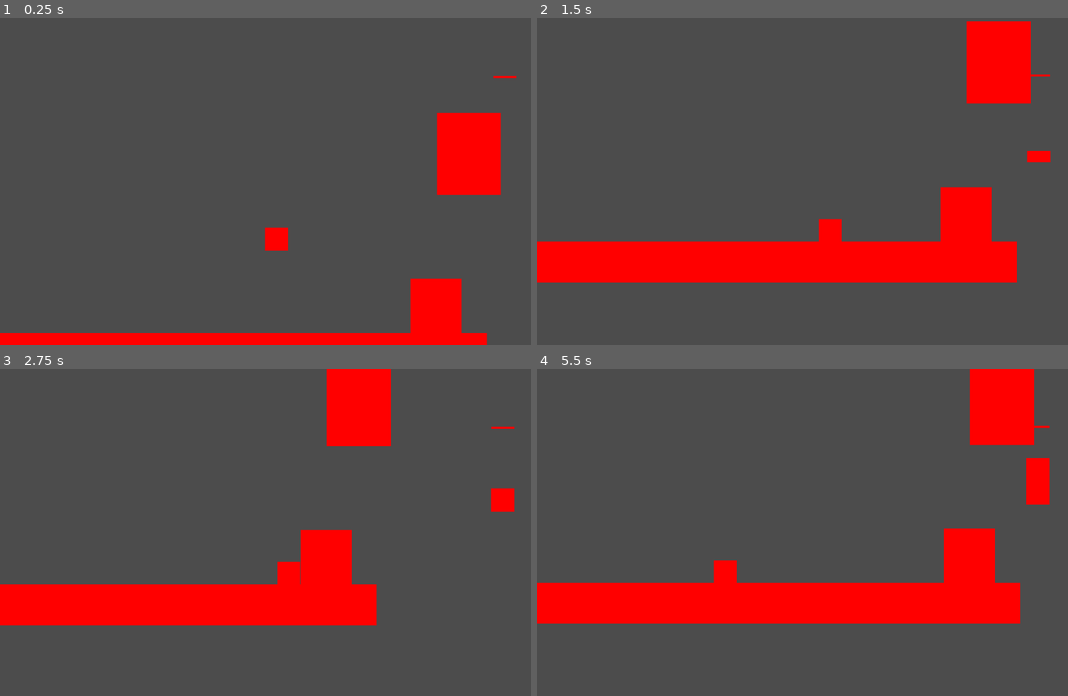
Above: before the commit, frames 1-4 (two rows, left to right).
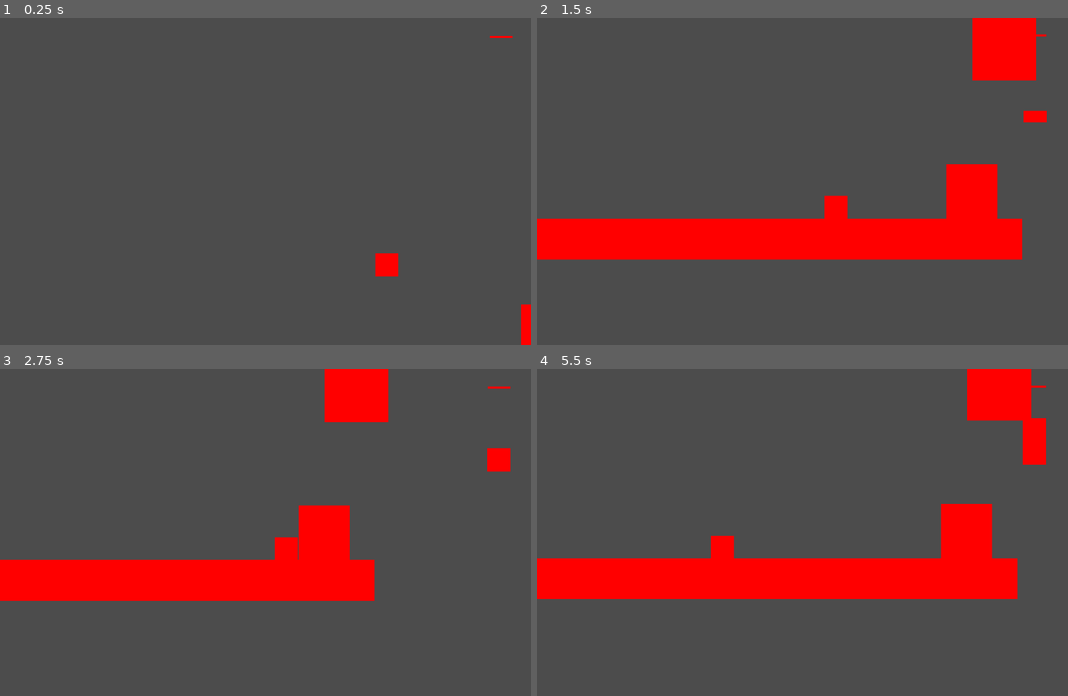
Above: after the commit, the same moments.

Repository: NitroGuy10/Chillennium2024
Game: Godot game, scene res://assets/levels/test_level.tscn
Two runs of this game, one before a commit and one after it. Both use one fixed random seed, a clock stepped at 60 frames per second and the inputs below.
Inputs:
- Up to frame 1 (0.25 s): no input
- Up to frame 2 (1.5 s): hold Space (ui_select) 0.53-1.28 s; hold Right (ui_right) from 0.53 s (still down); tap Space (ui_select) at 1.35 s
- Up to frame 3 (2.75 s): tap Space (ui_select) at 1.52, 1.82 s; release Right (ui_right) at 2.03 s; hold Left (ui_left) from 2.03 s (still down); hold Space (ui_select) from 2.03 s (still down)
- Up to frame 4 (5.5 s): release Left (ui_left) at 2.78 s; release Space (ui_select) at 2.78 s; hold Right (ui_right) 2.78-4.28 s; tap Space (ui_select) at 2.85, 3.02, 3.32, 4.35, 4.52, 4.82 s; hold Space (ui_select) 3.53-4.28 s; hold Left (ui_left) 4.28-5.03 s; hold Right (ui_right) from 5.03 s (still down); hold Space (ui_select) from 5.03 s (still down)

The runs differ from the first frame. In frame 1, 9.0% of the frame differs, in the area x 0-100%, y 5-100%; in frame 2, 15%; in frame 3, 13%; in frame 4, 16%, in the area x 0-97%, y 0-78%.

Commit message:
Bug happening

Diff:
--- /dev/null
+++ b/assets/levels/bug_level.tscn
@@ -0,0 +1,25 @@
+[gd_scene load_steps=6 format=2]
+
+[ext_resource path="res://assets/objects/bug.tscn" type="PackedScene" id=1]
+[ext_resource path="res://assets/objects/Platform.tscn" type="PackedScene" id=2]
+[ext_resource path="res://assets/objects/Player.tscn" type="PackedScene" id=3]
+[ext_resource path="res://assets/objects/GameCamera.tscn" type="PackedScene" id=4]
+[ext_resource path="res://assets/objects/MemoryLeak.tscn" type="PackedScene" id=5]
+
+[node name="bug_level" type="Node2D"]
+
+[node name="Platform" parent="." instance=ExtResource( 2 )]
+position = Vector2( -6, 600 )
+scale = Vector2( 32.4459, 0.831935 )
+
+[node name="Player" parent="." instance=ExtResource( 3 )]
+position = Vector2( 1258, -249 )
+
+[node name="Bug" parent="." instance=ExtResource( 1 )]
+position = Vector2( 990, -239 )
+
+[node name="MemoryLeak" parent="." instance=ExtResource( 5 )]
+position = Vector2( -168, 499 )
+
+[node name="GameCamera" parent="." instance=ExtResource( 4 )]
+position = Vector2( 1255, -124 )
--- /dev/null
+++ b/assets/objects/BugMovement.gd
@@ -0,0 +1,62 @@
+extends KinematicBody2D
+
+var jumpvelocity = 600.0
+var walkspeed = 100.0
+var horizontal_damping = 0.8
+var gravityscale = 1600.0
+
+var velocity = Vector2()
+
+# Called when the node enters the scene tree for the first time.
+func _ready():
+	pass
+
+# Called every frame. 'delta' is the elapsed time since the previous frame.
+#func _process(delta):
+
+func _on_Player_body_entered(body):
+	print("Colliding")
+	# Check if the colliding body is the Player
+	if body.name == "Player":
+		# Restart the current scene
+
+		restart_current_scene()
+
+func restart_current_scene():
+	var scene_tree = get_tree()
+
+	# Get the current scene's file path
+	var current_scene_path = scene_tree.get_current_scene()
+
+	# Reload the current scene
+	scene_tree.change_scene(current_scene_path)
+
+func _physics_process(delta):
+
+	if !Input.is_action_pressed("ui_select"):
+		velocity.x *= horizontal_damping
+		if Input.is_action_pressed("ui_left"):
+			velocity.x -= walkspeed
+		elif Input.is_action_pressed("ui_right"):
+			velocity.x += walkspeed
+
+
+	if $CeilingRayCast2D.is_colliding() or $CeilingRayCast2D2.is_colliding():
+		velocity.y = max(velocity.y, 0)
+
+	if is_on_floor():
+		if Input.is_action_pressed("ui_up") and !Input.is_action_pressed("ui_select"):
+			velocity.y = -jumpvelocity
+		else:
+			velocity.y = 0
+	else:
+		if !Input.is_action_pressed("ui_select"):
+			velocity.y += gravityscale * delta * 0.5
+
+	if Input.is_action_pressed("ui_select"):
+		velocity.y = 0
+		velocity.x = 0
+	move_and_slide(velocity, Vector2.UP)
+
+	if !is_on_floor() and !Input.is_action_pressed("ui_select"):
+			velocity.y += gravityscale * delta * 0.5
--- a/assets/objects/GameCamera.gd
+++ b/assets/objects/GameCamera.gd
@@ -21,7 +21,7 @@
 		$Shake.position.y = randf() * 10
 
 	var blend = 1 - pow(0.1, lerpSpeed * delta)
-	position = lerp(position, get_parent().get_node("Player/PKB").position, blend)
+	position = lerp(position, get_parent().get_node("Player/PKB").global_position, blend)
 
-	position.x = clamp(position.x, get_parent().get_node("Player/PKB").position.x - (screenWidth / 2) + followBuffer, get_parent().get_node("Player/PKB").position.x + (screenWidth / 2) - followBuffer)
-	position.y = clamp(position.y, get_parent().get_node("Player/PKB").position.y - (screenHeight / 2) + followBuffer, get_parent().get_node("Player/PKB").position.y + (screenHeight / 2) - followBuffer)
+	position.x = clamp(position.x, get_parent().get_node("Player/PKB").global_position.x - (screenWidth / 2) + followBuffer, get_parent().get_node("Player/PKB").global_position.x + (screenWidth / 2) - followBuffer)
+	position.y = clamp(position.y, get_parent().get_node("Player/PKB").global_position.y - (screenHeight / 2) + followBuffer, get_parent().get_node("Player/PKB").global_position.y + (screenHeight / 2) - followBuffer)
--- a/assets/objects/GameCamera.tscn
+++ b/assets/objects/GameCamera.tscn
@@ -9,7 +9,12 @@
 [node name="Shake" type="Node2D" parent="."]
 
 [node name="Camera2D" type="Camera2D" parent="Shake"]
-offset = Vector2( 650, 300 )
+position = Vector2( -20, 36 )
+offset = Vector2( 0, -75 )
 current = true
 
 [node name="Meter" parent="." instance=ExtResource( 2 )]
+margin_left = -679.0
+margin_top = -437.0
+margin_right = -679.0
+margin_bottom = -437.0
--- a/assets/objects/bug.gd
+++ b/assets/objects/bug.gd
@@ -4,33 +4,3 @@
 # Declare member variables here. Examples:
 # var a = 2
 # var b = "text"
-
-
-var draining_pressing = false
-var draining_in_leak_area = false
-
-var ram_pressing_speed = 1000
-var ram_in_leak_area_speed = 1000
-
-var meter
-
-# Called when the node enters the scene tree for the first time.
-func _ready():
-	meter = get_parent().get_node("GameCamera/Meter")
-
-
-func draining():
-	return draining_pressing or draining_in_leak_area
-
-
-# Called every frame. 'delta' is the elapsed time since the previous frame.
-func _process(delta):
-	if Input.is_action_just_pressed("ui_select"):
-		draining_pressing = true
-	elif Input.is_action_just_released("ui_select"):
-		draining_pressing = false
-
-	if draining_pressing:
-		meter.drain(ram_pressing_speed, delta)
-	if draining_in_leak_area:
-		meter.drain(ram_in_leak_area_speed, delta)
--- a/assets/objects/bug.tscn
+++ b/assets/objects/bug.tscn
@@ -1,36 +1,39 @@
 [gd_scene load_steps=5 format=2]
 
-[ext_resource path="res://assets/sprites/box.png" type="Texture" id=1]
-[ext_resource path="res://assets/objects/PlayerMovement.gd" type="Script" id=2]
-[ext_resource path="res://assets/objects/Player.gd" type="Script" id=3]
+[ext_resource path="res://assets/objects/BugMovement.gd" type="Script" id=2]
+[ext_resource path="res://assets/objects/bug.gd" type="Script" id=3]
+
+[sub_resource type="StreamTexture" id=2]
+flags = 4
+load_path = "res://.import/nav.png-d5a3308d28ea42ea7b3f9a33f583f728.stex"
 
 [sub_resource type="RectangleShape2D" id=1]
 extents = Vector2( 28, 28 )
 
-[node name="Player" type="Node2D"]
+[node name="Bug" type="Node2D"]
 script = ExtResource( 3 )
 
-[node name="PKB" type="KinematicBody2D" parent="."]
+[node name="BKB" type="KinematicBody2D" parent="."]
 script = ExtResource( 2 )
 
-[node name="Sprite" type="Sprite" parent="PKB"]
+[node name="Sprite" type="Sprite" parent="BKB"]
 scale = Vector2( 0.559999, 0.559999 )
-texture = ExtResource( 1 )
+texture = SubResource( 2 )
 
-[node name="CeilingRayCast2D" type="RayCast2D" parent="PKB"]
+[node name="CeilingRayCast2D" type="RayCast2D" parent="BKB"]
 position = Vector2( 27, -27 )
 enabled = true
 cast_to = Vector2( 0, -3 )
 
-[node name="CeilingRayCast2D2" type="RayCast2D" parent="PKB"]
+[node name="CeilingRayCast2D2" type="RayCast2D" parent="BKB"]
 position = Vector2( -27, -27 )
 enabled = true
 cast_to = Vector2( 0, -3 )
 
-[node name="CollisionShape2D" type="CollisionShape2D" parent="PKB"]
+[node name="CollisionShape2D" type="CollisionShape2D" parent="BKB"]
 shape = SubResource( 1 )
 
-[node name="PA" type="Area2D" parent="PKB"]
+[node name="BA" type="Area2D" parent="BKB"]
 
-[node name="CollisionShape2D" type="CollisionShape2D" parent="PKB/PA"]
+[node name="CollisionShape2D" type="CollisionShape2D" parent="BKB/BA"]
 shape = SubResource( 1 )
Binary file added: assets/sprites/nav.png
Not shown, added: assets/sprites/nav.png.import
